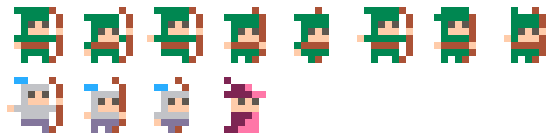
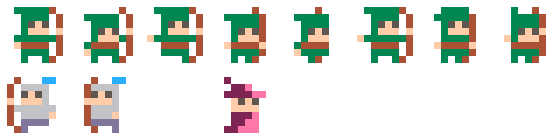
The second 560x140 image is a revision of the first. Changes to its layers:
painted on "a" over [7, 77, 189, 133]
